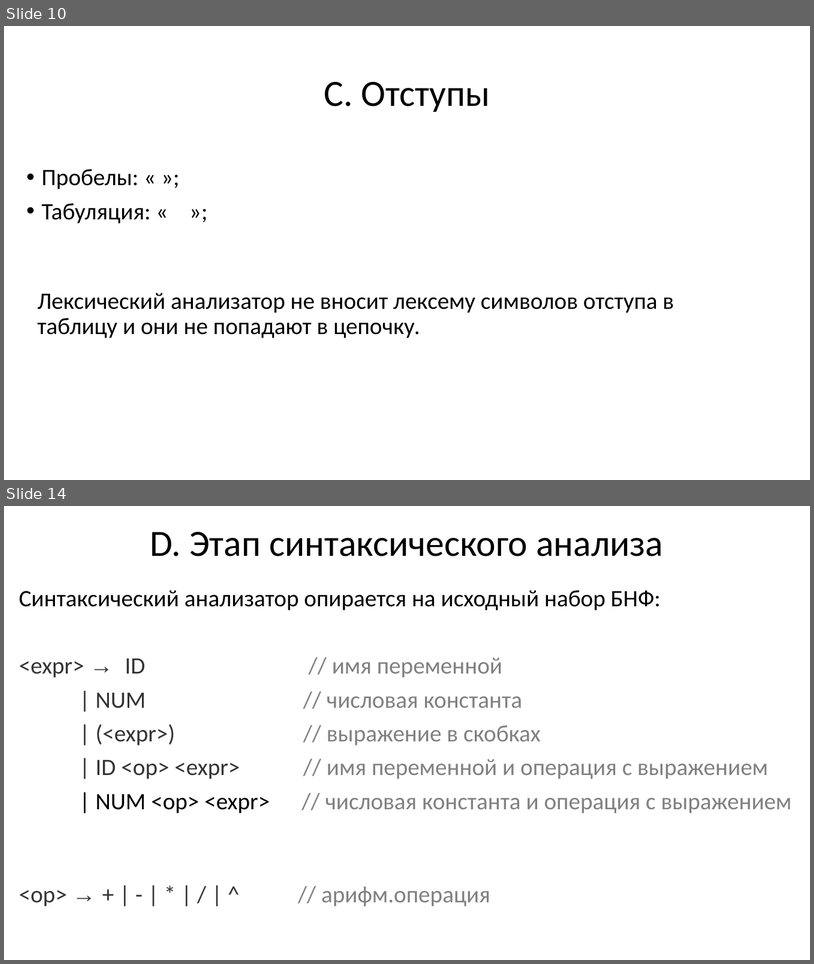
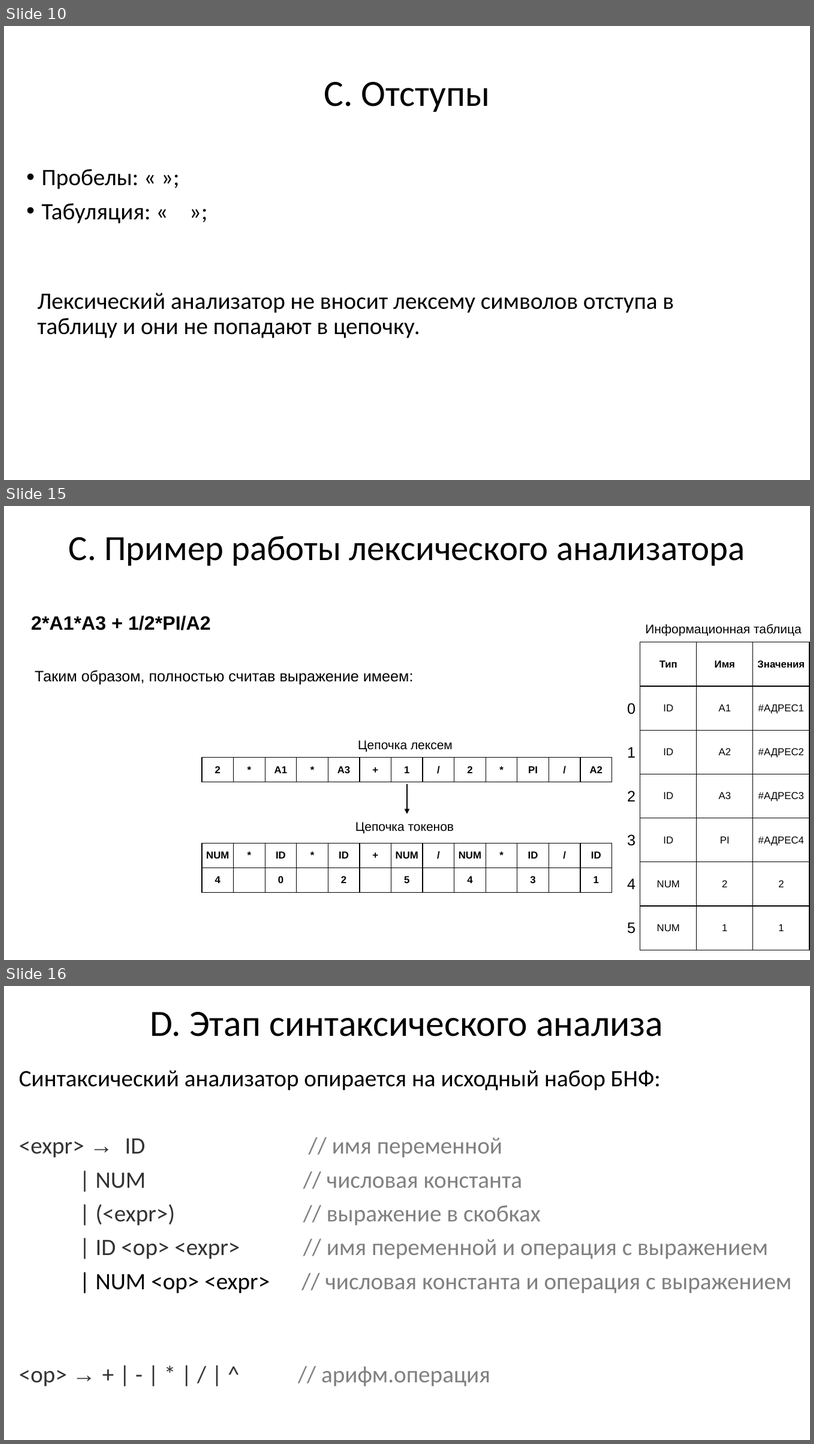
Before and after one commit to goddamnteam/korzun, a slide deck: task3.pptx. Shown one above the other, each under a label of ours: slides 10 and 14 before the commit, slides 10, 15 and 16 after it; the slides between them are not shown. The pictures are 814x964 and 814x1444 pixels, drawn with LibreOffice and Linux fonts; fonts in the diff are those of the drawing. Boxes give left, top, right and bottom in pixels: in the first picture for what was removed or moved away, otherwise in the second. Text is boxed around its words. In the diff, an @@ line names an element or a change of style, - is before the commit and + after.

```diff
--- a/task3.pptx
+++ b/task3.pptx
@@ slide 15 added at bbox=[4, 506, 810, 960], background #FFFFFF @@
@@ title added at bbox=[69, 536, 745, 566], 42 pt, text #000000 @@
+C. Пример работы лексического анализатора
@@ text added at bbox=[31, 615, 211, 630], 23 pt, text #000000, bold @@
+2*A1*A3 + 1/2*PI/A2
@@ text added at bbox=[645, 624, 802, 636], 15 pt, text #000000 @@
+Информационная таблица
@@ table added at bbox=[641, 642, 809, 862], 5 rows, 3 columns @@
+Тип | Имя | Значения
+ID | A1 | #АДРЕС1
+ID | A2 | #АДРЕС2
+ID | A3 | #АДРЕС3
+ID | PI | #АДРЕС4
@@ text added at bbox=[35, 670, 414, 685], 18 pt, text #000000 @@
+Таким образом, полностью считав выражение имеем:
@@ text added at bbox=[627, 703, 636, 714], 18 pt, text #000000 @@
+0
@@ table added at bbox=[202, 757, 611, 807], 1 rows, 13 columns @@
+2 | * | A1 | * | A3 | + | 1 | / | 2 | * | PI | / | A2
@@ text added at bbox=[358, 740, 453, 752], 15 pt, text #000000 @@
+Цепочка лексем
@@ text added at bbox=[627, 747, 636, 757], 18 pt, text #000000 @@
+1
@@ arrow added from (408, 784) to (408, 814), #000000 2 pt @@
@@ text added at bbox=[627, 790, 636, 801], 18 pt, text #000000 @@
+2
@@ text added at bbox=[356, 822, 455, 834], 15 pt, text #000000 @@
+Цепочка токенов
@@ table added at bbox=[202, 843, 611, 892], 2 rows, 13 columns @@
+NUM | * | ID | * | ID | + | NUM | / | NUM | * | ID | / | ID
+4 |  | 0 |  | 2 |  | 5 |  | 4 |  | 3 |  | 1
@@ text added at bbox=[627, 834, 636, 846], 18 pt, text #000000 @@
+3
@@ table added at bbox=[641, 862, 809, 960], 2 rows, 3 columns @@
+NUM | 2 | 2
+NUM | 1 | 1
@@ text added at bbox=[627, 878, 636, 889], 18 pt, text #000000 @@
+4
@@ text added at bbox=[627, 922, 636, 933], 18 pt, text #000000 @@
+5
@@ what was slide 14 is now slide 16 @@
```
Also in this commit, not shown: 13 slides changed, 8 other slides added, 7 slides removed.
